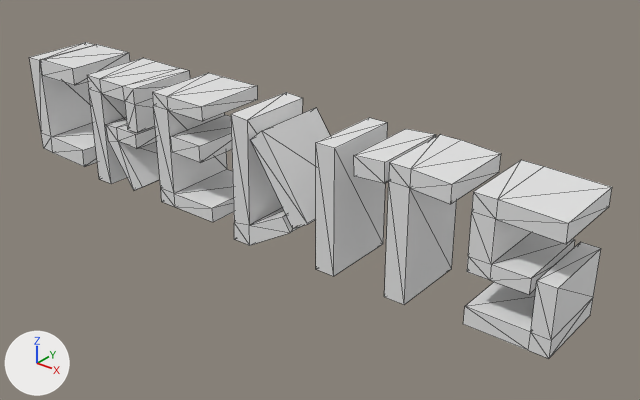
The OBJ model Engine/assets/mge/models/credits_text.obj, before and after one commit.
Before and after are seen from a 50 mm lens placed at (2.66, -2.84, 1.69), pointed at (0.31, 0.1, -0.13). Arrows for +X, +Y and +Z are at lower left; the lights stay in place. Mesh edges are drawn as thin lines. Where no turn or scale is listed for an object, it has been applied to the vertices.

In view in the first picture: 'credits_text'.
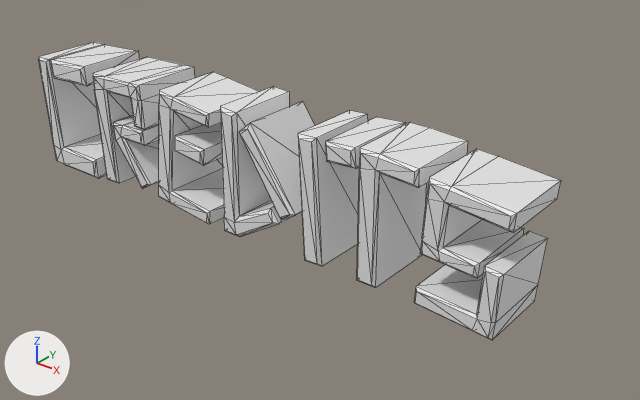
What the commit changed:
me_credits_text is used by ob_credits_text; location (0.0, 0.0, 0.0).
me_credits_text had 192 vertices, 262 faces and spanned x -1.47..1.63, y -0.19..0.19, z -0.32..0.32.
me_credits_text now has 288 vertices, 454 faces and spans x -1.4..1.43, y -0.19..0.19, z -0.31..0.33.
me_credits_text part 1: the loose piece of 24 vertices spanning x -0.49..-0.13, y -0.19..0.19, z -0.27..0.31 is rebuilt with 36 vertices and now spans x -0.52..-0.12, y -0.19..0.19, z -0.3..0.32.
me_credits_text part 2: the loose piece of 24 vertices spanning x 1.25..1.63, y -0.19..0.19, z -0.04..0.3 is rebuilt with 36 vertices and now spans x 1.03..1.43, y -0.19..0.19, z -0.06..0.29.
me_credits_text part 3: the loose piece of 24 vertices spanning x -0.98..-0.63, y -0.19..0.19, z -0.29..0.29 is rebuilt with 36 vertices and now spans x -0.95..-0.58, y -0.19..0.19, z -0.28..0.32.
me_credits_text part 4: the loose piece of 16 vertices spanning x -1.47..-1.1, y -0.19..0.19, z -0.25..0.29 is rebuilt with 24 vertices and now spans x -1.4..-1.01, y -0.19..0.19, z -0.3..0.31.
me_credits_text part 5: the loose piece of 16 vertices spanning x -0.87..-0.63, y -0.19..0.19, z -0.27..0.05 is rebuilt with 24 vertices and now spans x -0.83..-0.58, y -0.19..0.19, z -0.25..0.08.
me_credits_text part 6: the loose piece of 16 vertices spanning x 0.88..1.16, y -0.19..0.19, z -0.3..0.31 is rebuilt with 24 vertices and now spans x 0.73..1.01, y -0.19..0.19, z -0.28..0.33.
me_credits_text part 7: the loose piece of 8 vertices spanning x -1.38..-1.1, y -0.19..0.19, z 0.21..0.3 is rebuilt with 12 vertices and now spans x -1.3..-1.01, y -0.19..0.19, z 0.21..0.33.
me_credits_text part 8: the loose piece of 8 vertices spanning x 0.14..0.46, y -0.19..0.19, z -0.14..0.28 is rebuilt with 12 vertices and now spans x 0.06..0.38, y -0.19..0.19, z -0.13..0.29.
me_credits_text part 9: a new loose piece of 24 vertices spanning x 1.02..1.41, y -0.19..0.19, z -0.31..0.0.
Part 10, on me_credits_text:
54 vertices are removed from x -0.38..1.62, y -0.19..0.19, z -0.32..0.32.
74 faces are deleted.
38 vertices are added at x -0.37..0.71, y -0.19..-0.17, z -0.31..0.33.
12 new vertices lie (0.0, 0.36, 0.0) away from vertices in x -0.07..0.53, y -0.17, z -0.31..0.33.
8 new vertices lie (0.0, 0.37, 0.0) away from vertices in x -0.37..0.71, y -0.18, z 0.01..0.33.
92 new faces join them.

Where the change shows, as pixel boxes [x1, y1, x2, y2] in the pictures (640 x 400 px; the box of a moved part takes in the faces that stretch with it):
'credits_text', reshaped (10% narrower): before [29, 42, 612, 359]; after [39, 42, 561, 340]
part 1 of me_credits_text, rebuilt: before [152, 73, 258, 222]; after [159, 72, 260, 224]
part 2 of me_credits_text, rebuilt: before [467, 160, 612, 294]; after [420, 149, 561, 278]
part 3 of me_credits_text, rebuilt: before [87, 58, 190, 184]; after [93, 57, 195, 183]
part 4 of me_credits_text, rebuilt (9% taller): before [29, 42, 97, 167]; after [39, 42, 107, 178]
part 5 of me_credits_text, rebuilt: before [106, 117, 160, 190]; after [113, 115, 159, 189]
part 6 of me_credits_text, rebuilt: before [384, 134, 501, 305]; after [357, 122, 468, 288]
part 7 of me_credits_text, rebuilt: before [40, 44, 130, 85]; after [51, 45, 140, 86]
part 8 of me_credits_text, rebuilt (6% narrower): before [250, 108, 330, 228]; after [240, 102, 315, 220]
part 9 of me_credits_text, added: after [414, 231, 548, 340]
part 10 of me_credits_text, moved or reshaped: before [171, 92, 601, 359]; after [175, 86, 406, 266]
